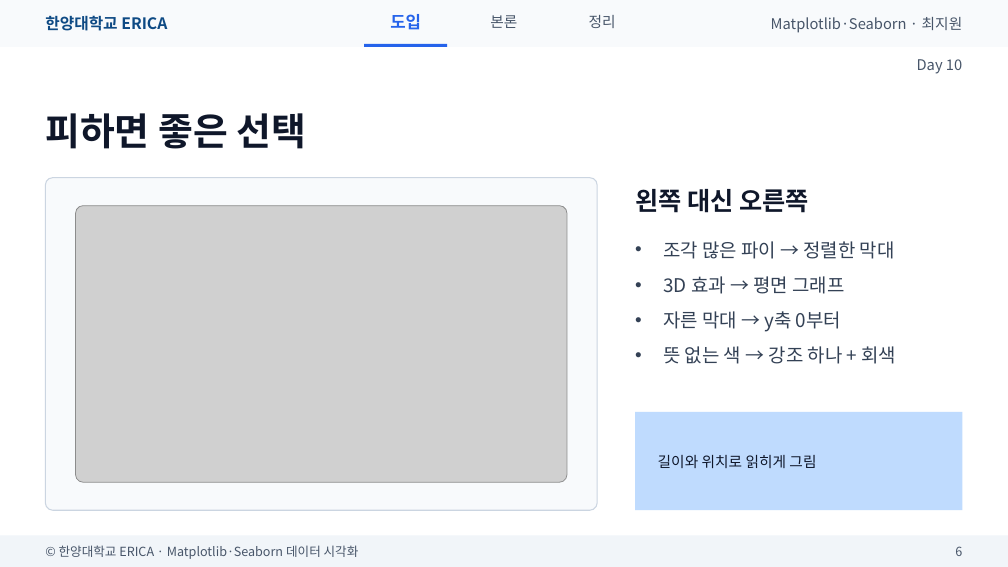
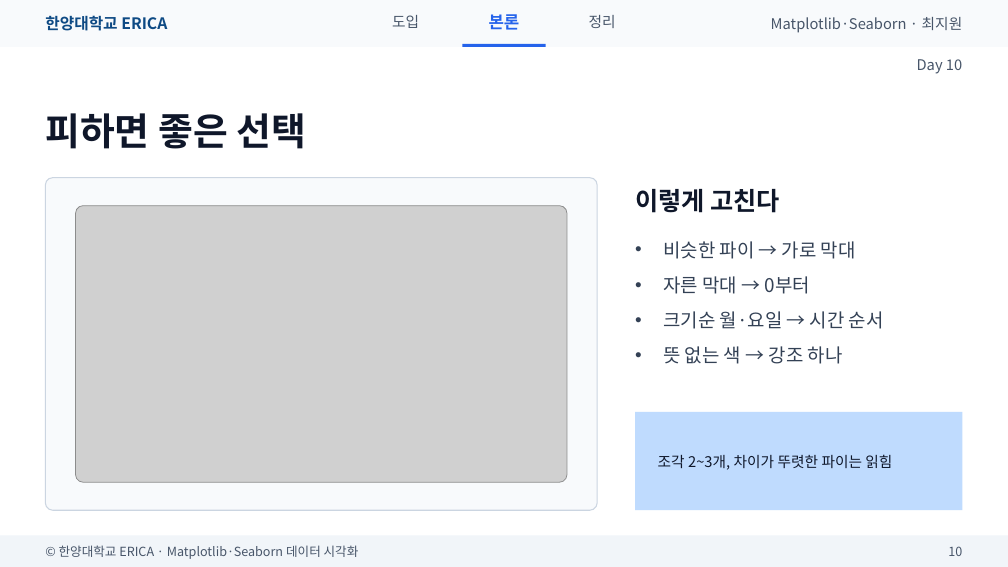
Before and after one commit to wonguwon/generate_lesson, a slide deck: slide 10 of materials/matplotlib-seaborn/ppt/Day10/Day10_미니프로젝트.pptx (slide 6 before the commit). Drawn at 1008x567 pixels with LibreOffice and Linux fonts; fonts in the diff are those of the drawing; grey boxes stand for pictures. Boxes give left, top, right and bottom in pixels: in the first picture for what was removed or moved away, otherwise in the second. Text is boxed around its words. In the diff, an @@ line names an element or a change of style, - is before the commit and + after.

```diff
--- a/materials/matplotlib-seaborn/ppt/Day10/Day10_미니프로젝트.pptx
+++ b/materials/matplotlib-seaborn/ppt/Day10/Day10_미니프로젝트.pptx
@@ text "도입" at (392, 15, 419, 28): size 16 to 14 pt, text colour #2563EB to #475569, bold off @@
@@ text "본론" at (489, 14, 520, 30): size 14 to 16 pt, text colour #475569 to #2563EB, bold on @@
@@ rectangle: place and size @@
-rectangle at (364, 44, 448, 47)
+rectangle at (463, 44, 546, 47)
@@ text at (635, 189, 780, 213): text changed @@
-왼쪽 대신 오른쪽
+이렇게 고친다
@@ text at (663, 241, 884, 364): text changed @@
-• 조각 많은 파이 → 정렬한 막대
-• 3D 효과 → 평면 그래프
-• 자른 막대 → y축 0부터
-• 뜻 없는 색 → 강조 하나 + 회색
+• 비슷한 파이 → 가로 막대
+• 자른 막대 → 0부터
+• 크기순 월·요일 → 시간 순서
+• 뜻 없는 색 → 강조 하나
@@ text at (658, 454, 892, 470): text changed @@
-길이와 위치로 읽히게 그림
+조각 2~3개, 차이가 뚜렷한 파이는 읽힘
@@ text at (948, 546, 962, 556): text changed @@
-6
+10
```
Also in this commit, not shown: 13 other slides changed, 1 slide added, 4 slides removed, 3 other files.
